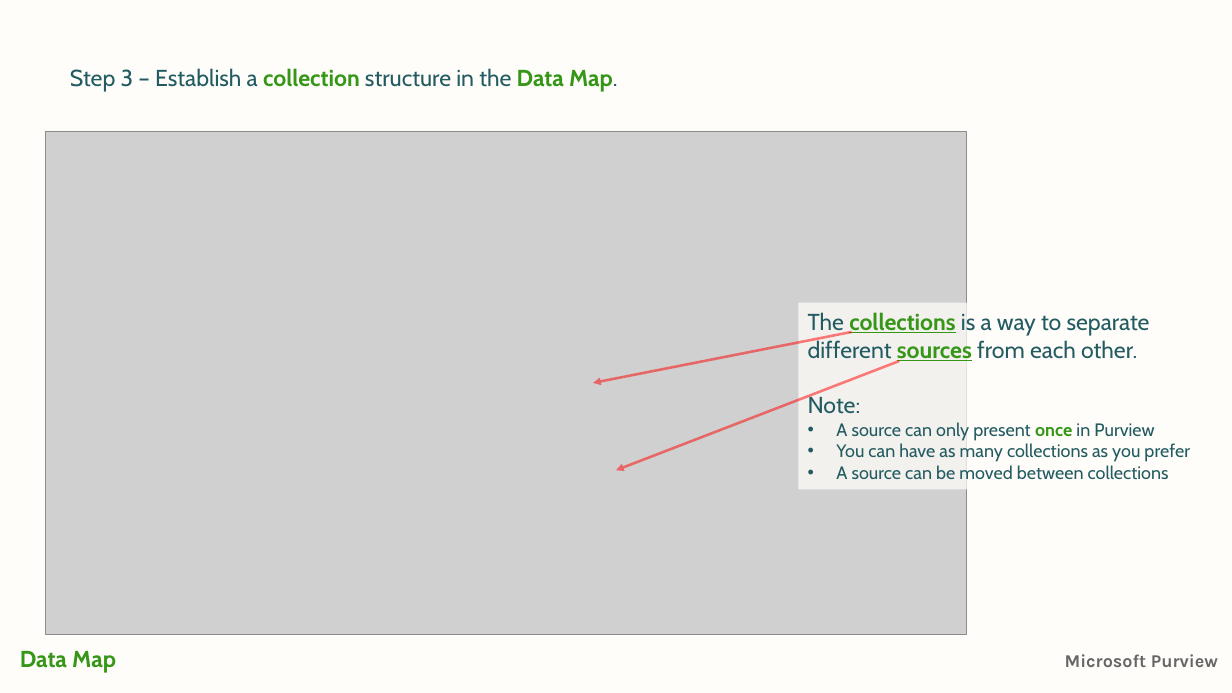
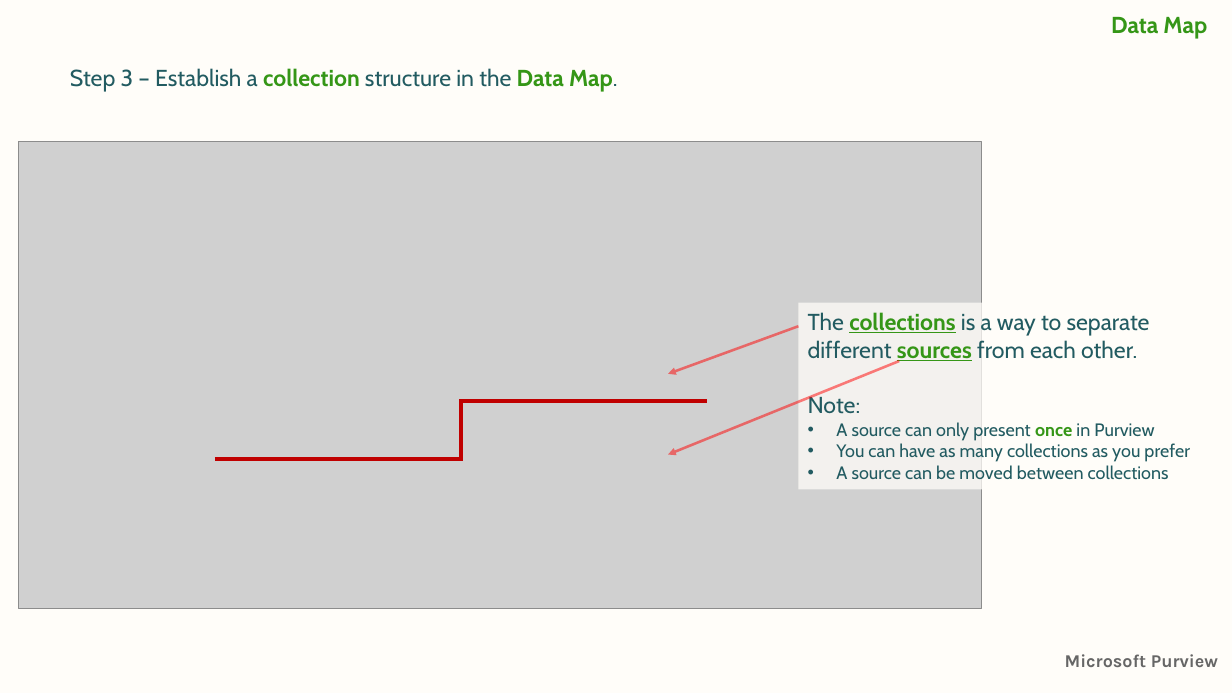
Before and after one commit to jcordtz/microsoft-purview-stuff, a slide deck: slide 7 of Presentations/2-Getting Started/Purview-2-datamap.pptx. Drawn at 1232x693 pixels with LibreOffice and Linux fonts; fonts in the diff are those of the drawing; grey boxes stand for pictures; background and template pictures are left out. Boxes give left, top, right and bottom in pixels: in the first picture for what was removed or moved away, otherwise in the second. Text is boxed around its words. In the diff, an @@ line names an element or a change of style, - is before the commit and + after.

```diff
--- a/Presentations/2-Getting Started/Purview-2-datamap.pptx
+++ b/Presentations/2-Getting Started/Purview-2-datamap.pptx
@@ text added at <box>1111,17,1207,39</box>, 18 pt, text #359617, bold @@
+Data Map
@@ picture: place and size @@
-picture at <box>45,131,966,635</box>
+picture at <box>18,141,982,608</box>
@@ arrow moved from (852, 332) - (593, 383) to (799, 326) - (668, 374) @@
@@ arrow moved from (899, 361) - (616, 470) to (899, 361) - (668, 455) @@
@@ elbow line added from (215, 458) to (707, 401), #C00000 3 pt @@
@@ text removed at <box>20,651,116,673</box> @@
-Data Map
```
Also in this commit, not shown: 53 other slides changed, 1 slide added, 7 other files.
